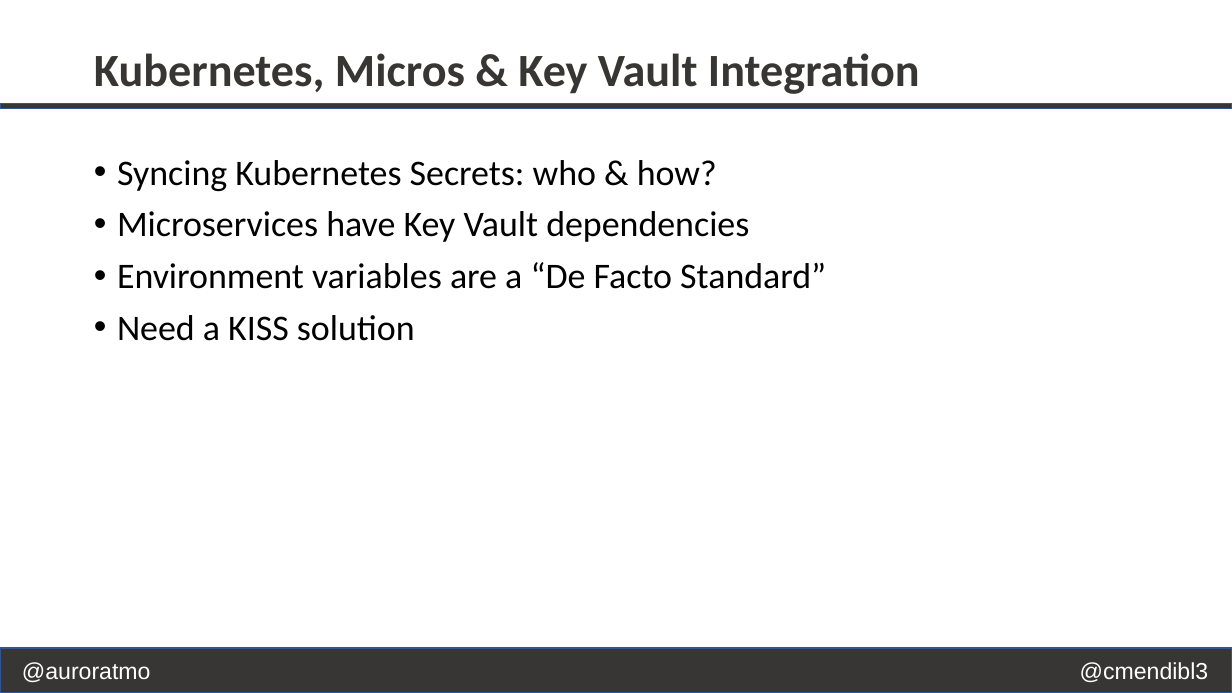
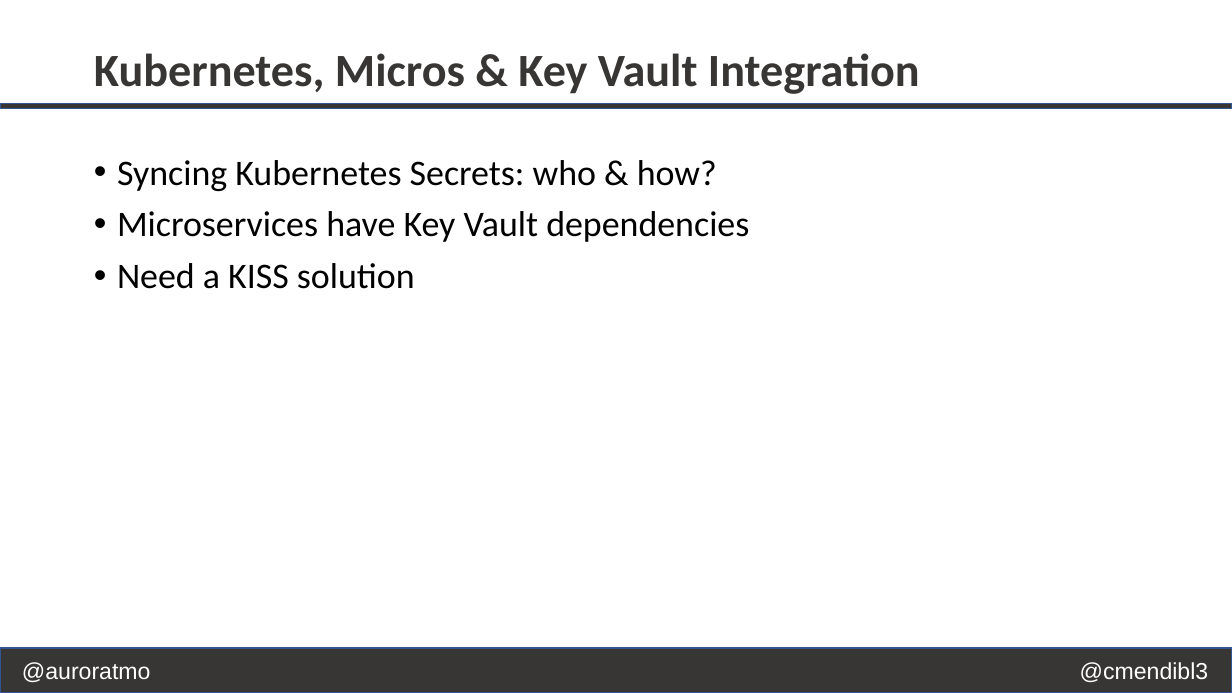
Before and after one commit to cmendible/GlobalAzure, a slide deck: slide 20 of 2020/Secrets_Should_Stay_Secret/slides/Secrets_Should_Stay_Secret.pptx. Drawn at 1232x693 pixels with LibreOffice and Linux fonts; fonts in the diff are those of the drawing. Boxes give left, top, right and bottom in pixels: in the first picture for what was removed or moved away, otherwise in the second. Text is boxed around its words. In the diff, an @@ line names an element or a change of style, - is before the commit and + after.

Commit message:
updated slides

```diff
--- a/2020/Secrets_Should_Stay_Secret/slides/Secrets_Should_Stay_Secret.pptx
+++ b/2020/Secrets_Should_Stay_Secret/slides/Secrets_Should_Stay_Secret.pptx
@@ text at (117, 262, 826, 289): paragraph removed @@
-• Environment variables are a “De Facto Standard”
```
